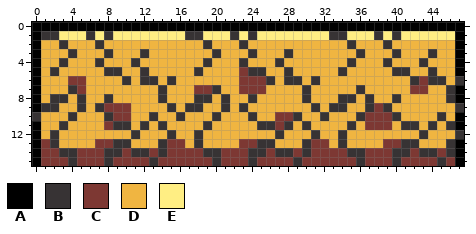
Edited in one commit: pixel-art file (assets/Textures/tilemap/cracked.ase). That is the earlier state.
48x16 pixels, 1 frame.
Visible layers, top first: "Layer 2", "Layer 1".
Palette (. is transparent): A #000000  B #373334  C #7d3833  D #f0b541  E #ffee83
Pixels before, first column x 0:
 0 AAAAAAAAAAAAAAAAAAAAAAAAAAAAAAAAAAAAAAAAAAAAAAAA
 1 ABBEEEBEBEEEEEEEEBBEEEBEBEEEEEEEEBBEEEBEBEEEEEEA
 2 ADDBDDDBDDDDDDDDDDDBDDDBDDDDDDDDDDDBDDDBDDDDDDDA
 3 ADDDBDDDBDDDBDDDDDDDBDDDBDDDBDDDDDDDBDDDBDDDBDDA
 4 ADDBDDDBDDDBDDDDDDDBDDDBDDDBDDDDDDDBDDDBDDDBDDDA
 5 ADBDDDDDBBDDBDDDDDBDDDDCBBDDBDDDDDBDDDDDBBDDBDDA
 6 ADDDCCDDDDBDBBDBDDDDDDDCCCBDBBDBDDDDDDDDDDBCBBDB
 7 ADDDBCDDDDDDDDBDDDCCBDDCCCDDDDBDDDDDBDDDDDCCDDBA
 8 ADBBDBDDBDDDDDBDDDBBDBDDBDDDDDBDDDBBDBDDBDDDDDBA
 9 ABBDDBDBCCCDDDDBDBBDDBDBDDDDDDDBDBBDDBCBDDDDDDDB
10 BDDDBDDDBCCDDBDDBDDDBDDDBDDCCBDDBDDDBCCCBDDDDBDA
11 ADDBDDDDCBBDBDBDDDDBDDDDDBBCBDBDDDDBDCCCDBBDBDBA
12 ADBDDDDDDDDBDDDBDDBDDDDDDDDBDDDBDDBDDDDDDDDBDDDB
13 ACBDDDDCCBBDDDBCCDBDDDDCCBBDDDBCCDBDDDDCCBBDDDBA
14 ACCBBCCCBBCBBCBCCCCBBCCCBBCBBCBCCCCBBCCCBBCBBCBA
15 ACCCBCCCBCCCCBCCCCCCBCCCBCCCCBCCCCCCBCCCBCCCCBCA
After the commit:
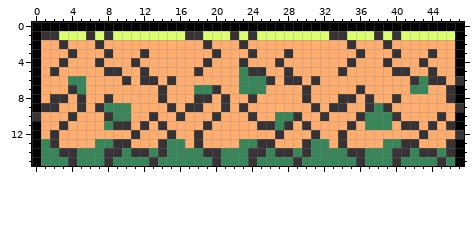
Difference:
{"colour":"C","old":"#7d3833","new":"#39855a"}
{"colour":"D","old":"#f0b541","new":"#ffae70"}
{"colour":"E","old":"#ffee83","new":"#dcff70"}
{"label":"changed","picture_box":[41,31,455,166]}
